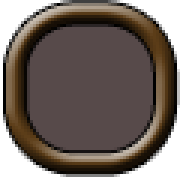
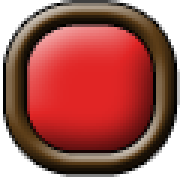
Layered file, before and after one edit (180×180). Changes by layer:
added layer "Objet dynamique vectoriel" (2nd of 3) above "Objet dynamique vectoriel" over (27, 24, 153, 153)
